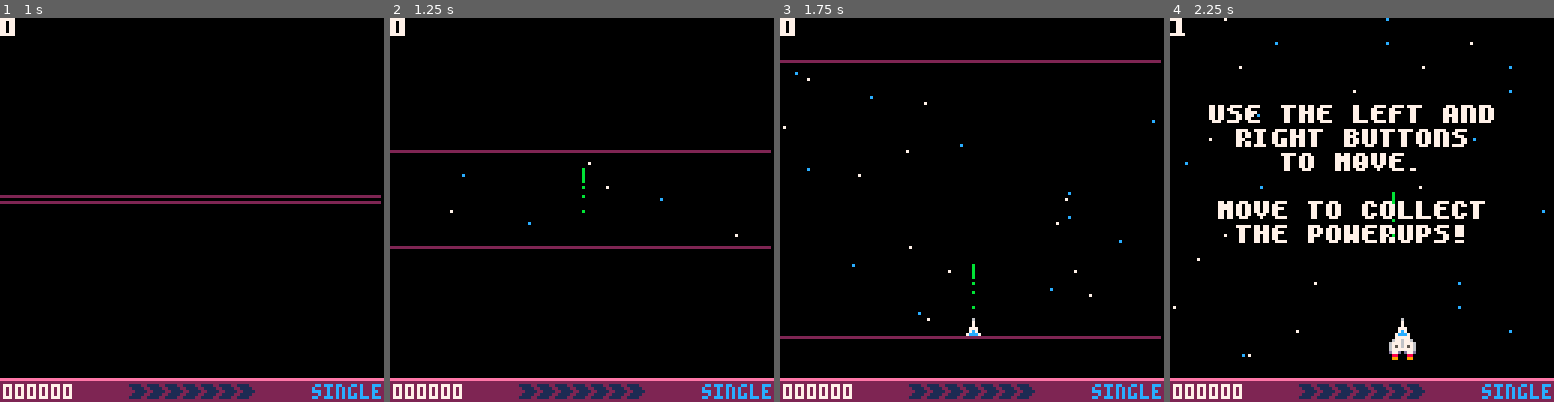
Above: before the commit, frames 1-4 (left to right).
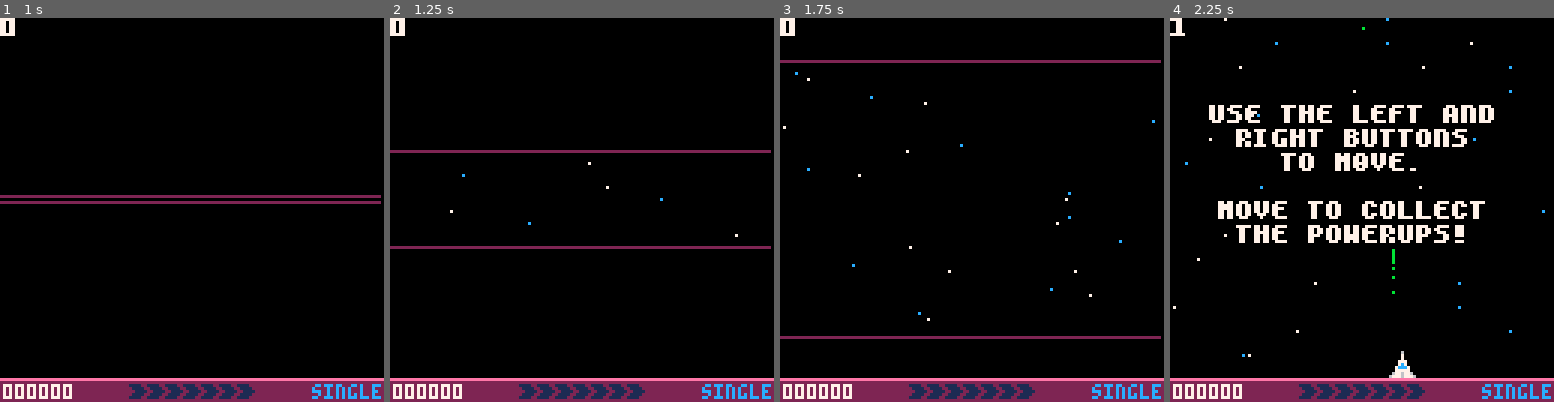
Above: after the commit, the same moments.

Repository: Mush101/arcade
Game: PICO-8 cartridge game.p8
The game is run twice, just before and just after one commit, with the same random seed, the same clock (stepped at 60 frames per second) and the same inputs.
Inputs:
- Up to frame 1 (1 s): tap X (X key) at 0.33 s; tap O (Z key) at 0.7 s
- Up to frame 2 (1.25 s): tap X (X key) at 1.07 s
- Up to frame 3 (1.75 s): hold Right from 1.6 s (still down); tap O (Z key) at 1.7 s
- Up to frame 4 (2.25 s): tap X (X key) at 1.85 s; release Right at 2.1 s; tap O (Z key) at 2.1 s; hold Up from 2.15 s (still down)

Frame 1 is identical in both runs. In frame 2, less than 0.1% of the frame differs, in the area x 50-51%, y 39-51%; in frame 3, 0.1%; in frame 4, 0.7%, in the area x 50-65%, y 2-94%.

Commit message:
Stage enter and exit animations

Diff:
--- a/game.p8
+++ b/game.p8
@@ -59,6 +59,16 @@
 		self.mom += self.dec
 	else
 		self.mom = 0
+	end
+
+	-- End of stage (either lose or win)
+	if dying then
+		self.y+=0.5
+		self.mom = 0
+	elseif stage_over then
+		self.y-=1
+	elseif self.y > 100 then
+		self.y-=1
 	end
 
 	self.x += self.mom
@@ -119,7 +129,7 @@
 function player:hit()
 	if self.iframes <=0 then
 		sfx(7)
-		self.iframes = 30
+		self.iframes = 60
 		if weapon_level > 0 then
 			weapon_level -=1
 		else
@@ -653,10 +663,12 @@
 
 	debug_speed()
 
-	if not dying then
+	if dying then
+		star_speed = max(0, star_speed-0.1)
+	elseif stage_over then
+		star_speed +=0.2
+	else
 		star_speed = 2*game_speed
-	else
-		star_speed = max(0, star_speed-0.1)
 	end
 
 	score:update()
@@ -794,6 +806,7 @@
 			intro_timer -=1
 			player.x = 64
 			player.mom = 0
+			player.y=128
 		end
 		intro_black_bars = min(intro_timer, 60)
 		if not stage_over and intro_timer <= 0 then
